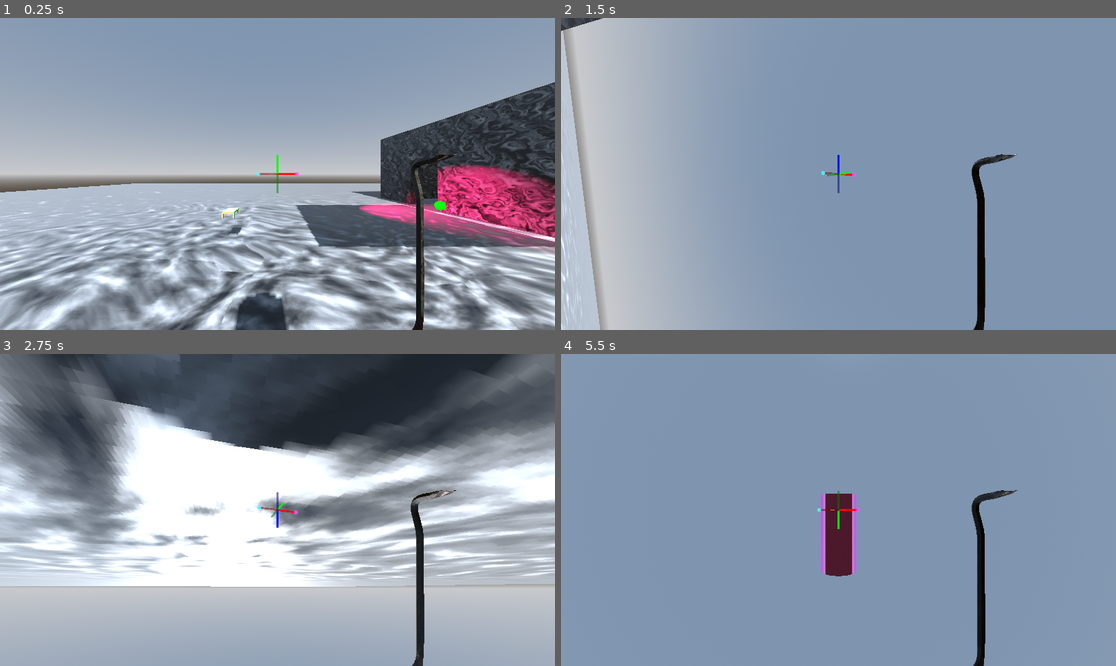
Above: before the commit, frames 1-4 (two rows, left to right).
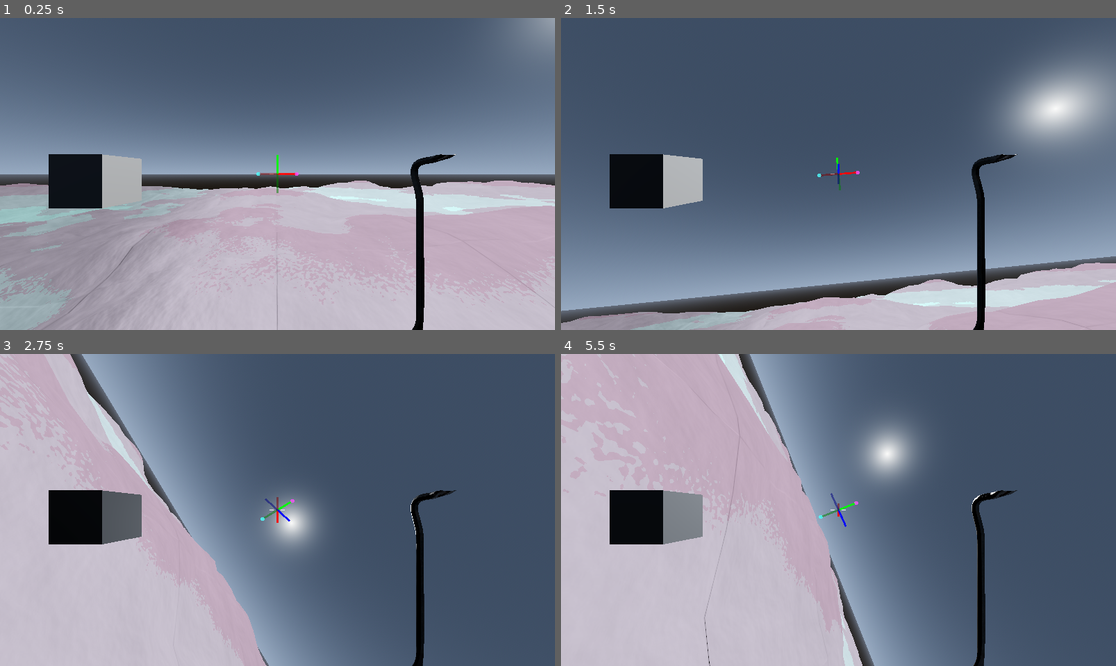
Above: after the commit, the same moments.

Repository: solirides/walking-simulator
Game: Godot game, scene res://scenes/game.tscn
Same seed, same stepped clock (60 frames per second), same inputs: the game is played once before the commit and once after it.
Inputs (mouse positions are in pixels of both pictures, inside the frame that each line leads up to):
- Up to frame 1 (0.25 s): no input
- Up to frame 2 (1.5 s): move the mouse to (960, 158) at 0.52 s; hold D (move_right) 0.53-1.28 s; hold Shift (snap_gravity) 0.53-1.28 s; tap Space (jump) at 0.77 s; move the mouse to (727, 189) at 1.27 s; hold S (move_down) from 1.28 s (still down); click (727, 189) at 1.35 s
- Up to frame 3 (2.75 s): tap Space (jump) at 1.52 s; tap Shift (snap_gravity) at 1.55 s; move the mouse to (333, 441) at 2.02 s; release S (move_down) at 2.03 s; hold D (move_right) from 2.03 s (still down); hold Shift (snap_gravity) from 2.03 s (still down); right-click (333, 441) at 2.1 s
- Up to frame 4 (5.5 s): move the mouse to (810, 572) at 2.77 s; release D (move_right) at 2.78 s; release Shift (snap_gravity) at 2.78 s; hold W (move_up) 2.78-3.53 s; tap Shift (snap_gravity) at 2.85, 4.35 s; tap Space (jump) at 3.02, 3.77, 4.52 s; move the mouse to (1005, 556) at 3.52 s; hold A (move_left) 3.53-4.28 s; hold Shift (snap_gravity) 3.53-4.28 s; tap T (toggle_perspective) at 3.6 s; tap Escape (ui_cancel) at 4.15 s; move the mouse to (794, 506) at 4.27 s; hold W (move_up) from 4.28 s (still down); move the mouse to (844, 510) at 5.02 s; hold Shift (snap_gravity) from 5.03 s (still down); click (844, 510) at 5.1 s

The runs differ from the first frame. In frame 1, 91% of the frame differs, in the area x 0-100%, y 0-100%; in frame 2, 86%; in frame 3, 87%; in frame 4, 94%.

Commit message:
basic terrain

Diff:
--- a/assets/environment.tres
+++ b/assets/environment.tres
@@ -1,6 +1,10 @@
 [gd_resource type="Environment" load_steps=3 format=3 uid="uid://b8mggfbmtah8k"]
 
 [sub_resource type="ProceduralSkyMaterial" id="ProceduralSkyMaterial_7uomk"]
+sky_top_color = Color(0.19966, 0.244789, 0.30755, 1)
+sky_horizon_color = Color(0.462645, 0.52692, 0.617676, 1)
+ground_bottom_color = Color(0.0871543, 0.0697184, 0.0494625, 1)
+ground_horizon_color = Color(0.310192, 0.334367, 0.378132, 1)
 
 [sub_resource type="Sky" id="Sky_ycmvf"]
 sky_material = SubResource("ProceduralSkyMaterial_7uomk")
@@ -12,10 +16,9 @@
 ambient_light_energy = 0.0
 tonemap_mode = 2
 ssr_enabled = true
+ssao_enabled = true
 ssil_enabled = true
 sdfgi_enabled = true
-sdfgi_read_sky_light = false
 sdfgi_min_cell_size = 0.1
-volumetric_fog_enabled = true
 volumetric_fog_density = 0.0
 volumetric_fog_anisotropy = 0.5
--- /dev/null
+++ b/modules/debug/camera_3d.gd
@@ -0,0 +1,19 @@
+extends Node3D
+
+@export var mouse_sensitivity = 0.16
+@onready var camera = $Camera3D
+var camera_anglev=0
+
+func _input(event):
+	if Input.is_action_just_pressed("ui_cancel"):
+		print(Input.mouse_mode)
+		if Input.mouse_mode == Input.MOUSE_MODE_CAPTURED:
+			Input.set_mouse_mode(Input.MOUSE_MODE_VISIBLE)
+		else:
+			Input.set_mouse_mode(Input.MOUSE_MODE_CAPTURED)
+
+	if event is InputEventMouseMotion:
+		#self.rotate_y(deg_to_rad(-event.relative.x * mouse_sensitivity))
+		self.rotate_y(deg_to_rad(-event.screen_relative.x * mouse_sensitivity))
+		self.rotate_x(deg_to_rad(-event.screen_relative.y * mouse_sensitivity))
+		self.rotation.x = clamp(camera.rotation.x, deg_to_rad(-90), deg_to_rad(90))
--- /dev/null
+++ b/modules/debug/debug.tscn
@@ -0,0 +1,17 @@
+[gd_scene load_steps=3 format=3 uid="uid://bypdp8h2h2oro"]
+
+[ext_resource type="Script" uid="uid://7tj88ys5lbl1" path="res://modules/debug/camera_3d.gd" id="1_pgqqi"]
+
+[sub_resource type="BoxMesh" id="BoxMesh_31w3y"]
+
+[node name="Debug" type="Node3D"]
+
+[node name="Pivot" type="Node3D" parent="."]
+script = ExtResource("1_pgqqi")
+
+[node name="MeshInstance3D" type="MeshInstance3D" parent="Pivot"]
+transform = Transform3D(1, 0, 0, 0, 1, 0, 0, 0, 1, -1.51046, 0.307126, -4.82435)
+mesh = SubResource("BoxMesh_31w3y")
+skeleton = NodePath("../Camera3D")
+
+[node name="Camera3D" type="Camera3D" parent="Pivot"]
--- a/modules/player/player.gd
+++ b/modules/player/player.gd
@@ -59,6 +59,7 @@
 	last_camera_pos = camera.position
 	camera_pos = camera.position
 	camera.fov = fov
+	camera.make_current()
 	#smooth_camera.make_current()
 	#add_constant_central_force(gravity * self.mass * Vector3(0, -1, 0))
 	constant_force = gravity * self.mass * down_direction
@@ -92,22 +93,7 @@
 	time_delta = delta
 	#last_camera_pos = camera_pos
 	#camera_pos = camera.global_position
-	if Input.is_action_pressed("snap_gravity"):
-		var target = closest_axis(camera.global_transform.basis.z.normalized())
-		if target != down_direction:
-			var rot_p = camera_pivot.global_rotation
-			var rot = camera.global_rotation
-			self.rotate(-down_direction.cross(target).normalized(), PI/2)
-			down_direction = -target
-			constant_force = down_direction * gravity * self.mass
-			#camera.global_rotation = rot
-			#camera.rotation.z = 0
-			#camera.global_rotation.x = rot.x
-			#camera.rotation.y = 0
-			#camera.rotation.z = 0
-			#camera_pivot.global_rotation.y = rot.y
-			#camera.rotation.x = 0
-			#camera.rotation.z = 0
+
 
 
 	var direction = Vector3.ZERO
@@ -177,11 +163,13 @@
 				#axis[j] = 1
 				# velocity in direction
 				if abs(linear_velocity.dot(axis)) < 0.1:
-					apply_central_force(-normal.x * mass * gravity * axis)
+					#apply_central_force(-normal.x * mass * gravity * axis)
+					apply_central_force(-normal.dot(axis) * mass * gravity * axis)
 					linear_velocity -= linear_velocity.dot(axis) * axis
 					fix = true
 			if fix:
-				apply_central_force(Vector3(0, mass * gravity * (1 - normal.y), 0))
+				apply_central_force(mass * gravity * (1 + normal.dot(down_direction)) * -(down_direction))
+				#apply_central_force(Vector3(0, mass * gravity * (1 - normal.y), 0))
 
 	# not considering down direction
 	#var normal = state.get_contact_local_normal(i)
@@ -241,6 +229,35 @@
 	constant_force = down_direction * gravity * self.mass
 	roll_queued = false
 
+func snap_gravity(target:Vector3):
+	if target == down_direction:
+		return
+	var rot_p = camera_pivot.global_rotation
+	var rot = camera.global_rotation
+
+	if target == -down_direction:
+		#self.rotate(down_direction.cross(target).normalized(), PI)
+		pass
+	else:
+		self.rotate(down_direction.cross(target).normalized(), PI/2)
+		down_direction = target
+		constant_force = down_direction * gravity * self.mass
+
+		camera_pivot.global_rotation = rot
+		camera_pivot.rotation.x = 0
+		camera_pivot.rotation.z = 0
+		camera.global_rotation = rot
+		camera.rotation.z = 0
+
+		#camera.global_rotation = rot
+		#camera.rotation.z = 0
+		#camera.global_rotation.x = rot.x
+		#camera.rotation.y = 0
+		#camera.rotation.z = 0
+		#camera_pivot.global_rotation.y = rot.y
+		#camera.rotation.x = 0
+		#camera.rotation.z = 0
+
 func closest_axis(direction) -> Vector3:
 	var a = 0
 	var sign = sign(direction.x)
@@ -276,8 +293,8 @@
 			Input.set_mouse_mode(Input.MOUSE_MODE_CAPTURED)
 
 	if event is InputEventMouseMotion:
-		camera_pivot.rotation.y += (deg_to_rad(-event.relative.x * mouse_sensitivity))
-		camera.rotate_x(deg_to_rad(-event.relative.y * mouse_sensitivity))
+		camera_pivot.rotate_y(deg_to_rad(-event.screen_relative.x * mouse_sensitivity))
+		camera.rotate_x(deg_to_rad(-event.screen_relative.y * mouse_sensitivity))
 		camera.rotation.x = clamp(camera.rotation.x, deg_to_rad(-90), deg_to_rad(90))
 
 	if Input.is_action_just_pressed("toggle_perspective"):
@@ -296,6 +313,11 @@
 		roll_queued = true
 		roll_direction = 1
 
+	if Input.is_action_just_pressed("snap_gravity"):
+		var target = closest_axis(-camera.global_transform.basis.z.normalized())
+		#print(target)
+		snap_gravity(target)
+
 	if Input.is_action_just_pressed("secondary"):
 		var collider = raycast.get_collider()
 		print(collider)
--- a/modules/player/player.tscn
+++ b/modules/player/player.tscn
@@ -8,6 +8,8 @@
 friction = 0.0
 
 [sub_resource type="CylinderShape3D" id="CylinderShape3D_jk3ei"]
+
+[sub_resource type="BoxMesh" id="BoxMesh_m7q0d"]
 
 [sub_resource type="CylinderShape3D" id="CylinderShape3D_ceott"]
 height = 0.4
@@ -56,6 +58,11 @@
 
 [node name="Wieldable" parent="CameraPivot/Camera3D/Hands" instance=ExtResource("2_6x6i3")]
 
+[node name="MeshInstance3D2" type="MeshInstance3D" parent="CameraPivot/Camera3D"]
+transform = Transform3D(1, 0, 0, 0, 1, 0, 0, 0, 1, -3.75032, -0.137883, -3.94824)
+mesh = SubResource("BoxMesh_m7q0d")
+skeleton = NodePath("../../..")
+
 [node name="FeetCollision" type="Area3D" parent="."]
 collision_layer = 0
 
--- /dev/null
+++ b/modules/terrain/terrain.gd
@@ -0,0 +1,60 @@
+extends Node3D
+
+@export var terrain:Node
+@export var collision:Node
+@export var timer:Timer
+@export var player:Node
+@export var step = 20
+@export var collision_scale:float = 0.125
+
+func _ready():
+	timer.connect("timeout", Callable(self, "move"))
+	timer.start()
+
+func create_collision():
+	var heightmap = terrain.get_surface_override_material(0).get("shader_parameter/heightmap")
+	#var heightmap = load("res://modules/terrain/terrain_heightmap.tres")
+	#var height_scale = terrain.get_surface_override_material(0).get("shader_parameter/heightmap_height_scale")
+	var height_scale = 100
+	var shape = HeightMapShape3D.new()
+	shape.map_width = int(heightmap.width * collision_scale)
+	shape.map_depth = int(heightmap.height * collision_scale)
+
+	var float_array = []
+	var image = heightmap.noise.get_image(heightmap.width, heightmap.height)
+	image.resize(shape.map_width, shape.map_depth, Image.INTERPOLATE_NEAREST)
+
+	print(shape.map_width)
+	print(heightmap.width)
+
+	for y in shape.map_depth:
+		for x in shape.map_width:
+			float_array.push_back(image.get_pixel(x, y).r)
+
+	print(float_array[3])
+
+
+	#print(len(float_array))
+
+	shape.map_data = float_array
+	collision.shape = shape
+
+	#collision.scale.x = terrain.scale.x
+	collision.scale.x = 1.0 / collision_scale
+	collision.scale.y = height_scale
+	collision.scale.z = 1.0 / collision_scale
+
+
+
+
+func move():
+	if player == null or true:
+		return
+	var pos = player.global_transform.origin.snapped(Vector3(step, 0, step))
+	self.global_transform.origin.x = pos.x
+	self.global_transform.origin.z = pos.z
+	timer.start()
+
+
+func _on_mesh_instance_3d_ready() -> void:
+	create_collision()
--- /dev/null
+++ b/modules/terrain/terrain.gdshader
@@ -0,0 +1,116 @@
+shader_type spatial;
+render_mode diffuse_lambert, specular_toon;
+
+
+group_uniforms heightmaps;
+uniform sampler2D heightmap;
+uniform sampler2D heightmap_normals;
+uniform float heightmap_normals_intensity : hint_range(0.0, 1.0);
+uniform sampler2D splatmap;
+uniform float heightmap_scale;
+uniform float heightmap_height_scale;
+
+group_uniforms slope_definition;
+//uniform float slope_shift : hint_range(-1.0, 1.0);
+uniform float slope_edge_1 : hint_range(0, 1.0);
+uniform float slope_edge_2 : hint_range(0, 1.0);
+uniform float slope_edge_3 : hint_range(0, 1.0);
+uniform sampler2D slope_edge_noise;
+uniform float slope_edge_noise_scale;
+uniform float slope_edge_noise_intensity : hint_range(0.0, 1.0);
+
+group_uniforms colors;
+uniform vec3 slope_color_remap_top : source_color = vec3(1, 1, 1);
+uniform vec3 slope_color_remap_bottom : source_color;
+uniform vec3 flat_color_remap_top : source_color = vec3(1, 1, 1);
+uniform vec3 flat_color_remap_bottom : source_color;
+
+group_uniforms textures;
+uniform sampler2D flat_albedo : hint_default_white;
+uniform sampler2D flat_normal : hint_normal;
+uniform float flat_uv_scale = 1.0;
+uniform float flat_normal_scale : hint_range(0.0, 1.0);
+uniform sampler2D slope_albedo : hint_default_white;
+uniform sampler2D slope_normal : hint_normal;
+uniform float slope_uv_scale = 1.0;
+uniform float slope_normal_scale : hint_range(0.0, 1.0);
+
+group_uniforms properties;
+uniform float flat_specular : hint_range(0.0, 1.0);
+uniform float flat_roughness : hint_range(0.0, 1.0);
+uniform float flat_metallic : hint_range(0.0, 1.0);
+uniform float flat_normal_intensity : hint_range(0.0, 1.0);
+uniform float slope_specular : hint_range(0.0, 1.0);
+uniform float slope_roughness : hint_range(0.0, 1.0);
+uniform float slope_metallic : hint_range(0.0, 1.0);
+uniform float slope_normal_intensity : hint_range(0.0, 1.0);
+
+varying vec2 world_position;
+varying vec3 vert_normal;
+
+
+vec3 get_triplanarized_map(sampler2D sampler, vec4 projected_coords, vec3 normal_weights, float uv_scale) {
+	vec3 texX = texture(sampler, projected_coords.zy * uv_scale).rgb;
+	vec3 texY = texture(sampler, projected_coords.xz * uv_scale).rgb;
+	vec3 texZ = texture(sampler, projected_coords.xy * uv_scale).rgb;
+	return texX * normal_weights.x + texY * normal_weights.y + texZ * normal_weights.z;
+}
+
+vec3 unpack_normalmap(vec4 rgba) {
+	vec3 n = rgba.xzy * 2.0 - vec3(1.0);
+	n.z *= -1.0;
+	return n;
+}
+
+
+void fragment() {
+	vec4 projected_coords = INV_VIEW_MATRIX * vec4(VERTEX, 1.0);
+	vec3 world_normal = abs(INV_VIEW_MATRIX * vec4(NORMAL, 0.0)).xyz;
+	vec3 normal_weights = world_normal / (world_normal.x + world_normal.y + world_normal.z);
+
+	vec3 triplanarized_slope_albedo = get_triplanarized_map(slope_albedo, projected_coords, normal_weights, slope_uv_scale * 0.01);
+	vec3 triplanarized_slope_normal = get_triplanarized_map(slope_normal, projected_coords, normal_weights, slope_uv_scale * 0.01);
+	vec3 triplanarized_flat_albedo = get_triplanarized_map(flat_albedo, projected_coords, normal_weights, flat_uv_scale * 0.01);
+	vec3 triplanarized_flat_normal = get_triplanarized_map(flat_normal, projected_coords, normal_weights, flat_uv_scale * 0.01);
+
+//	float steepness = dot(world_normal, vec3(0.0, 1.0, 0.0));
+//	float inv_steepness = (steepness * -1.0) + 1.0;
+	float slope_edge_noise_remap = mix(1, texture(slope_edge_noise, world_position * slope_edge_noise_scale).r, slope_edge_noise_intensity);
+	float slope = texture(splatmap, world_position).r * slope_edge_noise_remap;
+
+
+	float edge_1 = step(slope_edge_1, slope);
+	float edge_2 = step(slope_edge_2, slope);
+	float edge_3 = step(slope_edge_3, slope);
+	float slope_mask = edge_1 * (2.0 / 5.0) + edge_2 * (2.0 / 5.0) + edge_3 * (1.0 / 5.0);
+	float slope_mask_inverted = (slope_mask * -1.0) + 1.0;
+
+	vec3 slope_color = mix(slope_color_remap_bottom, slope_color_remap_top, triplanarized_slope_albedo.r);
+	vec3 flat_color = mix(flat_color_remap_bottom, flat_color_remap_top, triplanarized_flat_albedo.r);
+
+	vec3 slope_normal_scaled = mix(vec3(0.5, 0.5, 1), triplanarized_slope_normal, slope_normal_scale);
+	vec3 flat_normal_scaled = mix(vec3(0.5, 0.5, 1), triplanarized_flat_normal, flat_normal_scale);
+
+	ALBEDO = mix(slope_color, flat_color, slope_mask_inverted);
+	//ALBEDO = vec3(slope_mask);
+	SPECULAR = mix(slope_specular, flat_specular, slope_mask_inverted);
+	METALLIC = mix(slope_metallic, flat_metallic, slope_mask_inverted);
+	ROUGHNESS = mix(slope_roughness, flat_roughness, slope_mask_inverted);
+	NORMAL_MAP = mix(slope_normal_scaled, flat_normal_scaled, slope_mask_inverted);
+	NORMAL_MAP_DEPTH = mix(slope_normal_intensity, flat_normal_intensity, slope_mask_inverted);
+}
+
+void vertex() {
+	float pixel_size = 1.0 / float(textureSize(heightmap, 0).x);
+	vec2 half_pixel_offset = vec2(pixel_size, pixel_size) / 2.0;
+
+	float heightmap_size = float(textureSize(heightmap, 0).x);
+
+	world_position = (MODEL_MATRIX * vec4(VERTEX, 1.0)).xz * 1.0 / (heightmap_size * heightmap_scale) + vec2(0.5) + half_pixel_offset;
+	VERTEX.y += texture(heightmap, world_position).r * heightmap_height_scale;
+
+	vec3 total_normal = unpack_normalmap(texture(heightmap_normals, world_position));
+	vert_normal = mix(vec3(0.5, 0.5, 1.0), total_normal, heightmap_normals_intensity);
+
+	NORMAL = vert_normal;
+}
--- /dev/null
+++ b/modules/terrain/terrain.tscn
@@ -0,0 +1,52 @@
+[gd_scene load_steps=7 format=3 uid="uid://b138afyswbrrj"]
+
+[ext_resource type="Material" uid="uid://cgqkx4ojlnnqr" path="res://modules/terrain/terrain_material.tres" id="1_0rasl"]
+[ext_resource type="Script" uid="uid://dxmbj8rasepwv" path="res://modules/terrain/terrain.gd" id="1_kn0b6"]
+[ext_resource type="Environment" uid="uid://b8mggfbmtah8k" path="res://assets/environment.tres" id="1_uf4vd"]
+
+[sub_resource type="PlaneMesh" id="PlaneMesh_7nt5j"]
+subdivide_width = 100
+subdivide_depth = 100
+
+[sub_resource type="CapsuleMesh" id="CapsuleMesh_jioox"]
+
+[sub_resource type="HeightMapShape3D" id="HeightMapShape3D_kn0b6"]
+map_data = PackedFloat32Array(4.49, 6.345, 10.5, 7.055)
+
+[node name="Terrain" type="Node3D" node_paths=PackedStringArray("terrain", "collision", "timer")]
+script = ExtResource("1_kn0b6")
+terrain = NodePath("Mesh")
+collision = NodePath("StaticBody3D/CollisionShape3D")
+timer = NodePath("Timer")
+
+[node name="WorldEnvironment" type="WorldEnvironment" parent="."]
+environment = ExtResource("1_uf4vd")
+
+[node name="DirectionalLight3D" type="DirectionalLight3D" parent="."]
+transform = Transform3D(-0.622608, 0.0362342, 0.781694, 0.60196, 0.660445, 0.448838, -0.500003, 0.749999, -0.43301, 0, 37.333, 0)
+light_color = Color(0.960299, 0.961338, 0.953577, 1)
+shadow_enabled = true
+
+[node name="Timer" type="Timer" parent="."]
+
+[node name="Mesh" type="MeshInstance3D" parent="."]
+transform = Transform3D(1000, 0, 0, 0, 1000, 0, 0, 0, 1000, 0, 0, 0)
+mesh = SubResource("PlaneMesh_7nt5j")
+surface_material_override/0 = ExtResource("1_0rasl")
+
+[node name="MeshInstance3D2" type="MeshInstance3D" parent="."]
+transform = Transform3D(1, 0, 0, 0, 1, 0, 0, 0, 1, 0, 17.3092, -4.06619)
+visible = false
+mesh = SubResource("CapsuleMesh_jioox")
+
+[node name="StaticBody3D" type="StaticBody3D" parent="."]
+collision_layer = 7
+collision_mask = 7
+
+[node name="CollisionShape3D" type="CollisionShape3D" parent="StaticBody3D"]
+shape = SubResource("HeightMapShape3D_kn0b6")
+
+[node name="Camera3D" type="Camera3D" parent="."]
+transform = Transform3D(1, 0, 0, 0, 0.812033, 0.583612, 0, -0.583612, 0.812033, -30.637, 157.554, 373.891)
+
+[connection signal="ready" from="Mesh" to="." method="_on_mesh_instance_3d_ready"]
--- /dev/null
+++ b/modules/terrain/terrain_heightmap.tres
@@ -0,0 +1,5 @@
+[gd_resource type="FastNoiseLite" format=3 uid="uid://dwqal0ny851pp"]
+
+[resource]
+frequency = 0.0016
+fractal_octaves = 7
--- /dev/null
+++ b/modules/terrain/terrain_material.tres
@@ -0,0 +1,66 @@
+[gd_resource type="ShaderMaterial" load_steps=10 format=3 uid="uid://cgqkx4ojlnnqr"]
+
+[ext_resource type="Shader" uid="uid://cqknvq4xl0vs8" path="res://modules/terrain/terrain.gdshader" id="1_jrt4t"]
+[ext_resource type="FastNoiseLite" uid="uid://dwqal0ny851pp" path="res://modules/terrain/terrain_heightmap.tres" id="2_cu424"]
+
+[sub_resource type="NoiseTexture2D" id="NoiseTexture2D_u1rea"]
+as_normal_map = true
+noise = ExtResource("2_cu424")
+
+[sub_resource type="NoiseTexture2D" id="NoiseTexture2D_nc45s"]
+width = 2048
+height = 2048
+noise = ExtResource("2_cu424")
+
+[sub_resource type="NoiseTexture2D" id="NoiseTexture2D_j630w"]
+as_normal_map = true
+noise = ExtResource("2_cu424")
+
+[sub_resource type="FastNoiseLite" id="FastNoiseLite_fpiom"]
+frequency = 0.1664
+
+[sub_resource type="NoiseTexture2D" id="NoiseTexture2D_jk8on"]
+noise = SubResource("FastNoiseLite_fpiom")
+
+[sub_resource type="NoiseTexture2D" id="NoiseTexture2D_1k27a"]
+as_normal_map = true
+noise = ExtResource("2_cu424")
+
+[sub_resource type="NoiseTexture2D" id="NoiseTexture2D_jrt4t"]
+width = 2048
+height = 2048
+noise = ExtResource("2_cu424")
+
+[resource]
+render_priority = 0
+shader = ExtResource("1_jrt4t")
+shader_parameter/heightmap = SubResource("NoiseTexture2D_nc45s")
+shader_parameter/heightmap_normals = SubResource("NoiseTexture2D_j630w")
+shader_parameter/heightmap_normals_intensity = 1.0
+shader_parameter/splatmap = SubResource("NoiseTexture2D_jrt4t")
+shader_parameter/heightmap_scale = 1.0
+shader_parameter/heightmap_height_scale = 0.1
+shader_parameter/slope_edge_1 = 0.184
+shader_parameter/slope_edge_2 = 0.448
+shader_parameter/slope_edge_3 = 0.686
+shader_parameter/slope_edge_noise = SubResource("NoiseTexture2D_jk8on")
+shader_parameter/slope_edge_noise_scale = 10.0
+shader_parameter/slope_edge_noise_intensity = 0.136
+shader_parameter/slope_color_remap_top = Color(0.684578, 0.587844, 0.673485, 1)
+shader_parameter/slope_color_remap_bottom = Color(0, 0, 0, 1)
+shader_parameter/flat_color_remap_top = Color(0.708427, 0.924776, 0.931743, 1)
+shader_parameter/flat_color_remap_bottom = Color(0, 0, 0, 1)
+shader_parameter/flat_normal = SubResource("NoiseTexture2D_u1rea")
+shader_parameter/flat_uv_scale = 1.0
+shader_parameter/flat_normal_scale = 1.0
+shader_parameter/slope_normal = SubResource("NoiseTexture2D_1k27a")
+shader_parameter/slope_uv_scale = 1.0
+shader_parameter/slope_normal_scale = 1.0
+shader_parameter/flat_specular = 0.0
+shader_parameter/flat_roughness = 0.539
+shader_parameter/flat_metallic = 0.0
+shader_parameter/flat_normal_intensity = 1.0
+shader_parameter/slope_specular = 0.0
+shader_parameter/slope_roughness = 0.626
+shader_parameter/slope_metallic = 0.0
+shader_parameter/slope_normal_intensity = 1.0
--- a/project.godot
+++ b/project.godot
@@ -13,11 +13,16 @@
 config/name="mediocre graphics"
 run/main_scene="res://scenes/game.tscn"
 config/features=PackedStringArray("4.4", "Forward Plus")
+run/max_fps=60
 config/icon="res://icon.svg"
 
 [autoload]
 
 Debug="*res://modules/debug/debug.gd"
+
+[display]
+
+window/vsync/vsync_mode=0
 
 [input]
 
@@ -101,7 +106,7 @@
 [physics]
 
 common/physics_jitter_fix=0.0
-3d/physics_engine="JoltPhysics3D"
+3d/physics_engine="Jolt Physics"
 common/physics_interpolation=true
 
 [rendering]
--- a/scenes/game.tscn
+++ b/scenes/game.tscn
@@ -7,6 +7,7 @@
 [ext_resource type="Shader" uid="uid://cbgtd66t4u724" path="res://assets/shaders/fog1.gdshader" id="3_iv3gm"]
 [ext_resource type="PackedScene" uid="uid://bpajughmqy6x" path="res://modules/debug/marker.tscn" id="6_57ako"]
 [ext_resource type="PackedScene" uid="uid://dif8rvindyxw5" path="res://modules/physics_object/physics_object.tscn" id="7_xcvn6"]
+[ext_resource type="PackedScene" uid="uid://b138afyswbrrj" path="res://modules/terrain/terrain.tscn" id="8_gee14"]
 
 [sub_resource type="FastNoiseLite" id="FastNoiseLite_48eik"]
 
@@ -162,12 +163,16 @@
 
 [node name="Game" type="Node3D"]
 
+[node name="Terrain" parent="." node_paths=PackedStringArray("player") instance=ExtResource("8_gee14")]
+transform = Transform3D(1, 0, 0, 0, 1, 0, 0, 0, 1, 0, -29.9462, 0)
+player = NodePath("../Player")
+
 [node name="Player" parent="." instance=ExtResource("1_r1ghw")]
-transform = Transform3D(1, 0, 0, 0, 1, 0, 0, 0, 1, -7, -1, 8)
+transform = Transform3D(1, 0, 0, 0, 1, 0, 0, 0, 1, 0, 87.2337, 0)
 
 [node name="CSGCombiner3D" type="CSGCombiner3D" parent="."]
+visible = false
 material_override = SubResource("ShaderMaterial_fqqto")
-use_collision = true
 
 [node name="CSGBox3D" type="CSGBox3D" parent="CSGCombiner3D"]
 transform = Transform3D(1, 0, 0, 0, 1, 0, 0, 0, 1, 0, -7.5, 0)
@@ -219,6 +224,7 @@
 
 [node name="DirectionalLight3D" type="DirectionalLight3D" parent="."]
 transform = Transform3D(0.996619, -0.0505879, 0.0647449, 0, 0.787989, 0.615689, -0.0821646, -0.613607, 0.785325, 0, 5, 0)
+visible = false
 light_volumetric_fog_energy = 1000.0
 shadow_enabled = true
 
Not shown, added: modules/debug/camera_3d.gd.uid
Not shown: 1 places in modules/player/player.tscn that only renumber resources
Not shown, added: modules/terrain/terrain.gd.uid
Not shown, added: modules/terrain/terrain.gdshader.uid
Not shown: 1 places in scenes/game.tscn that only renumber resources
